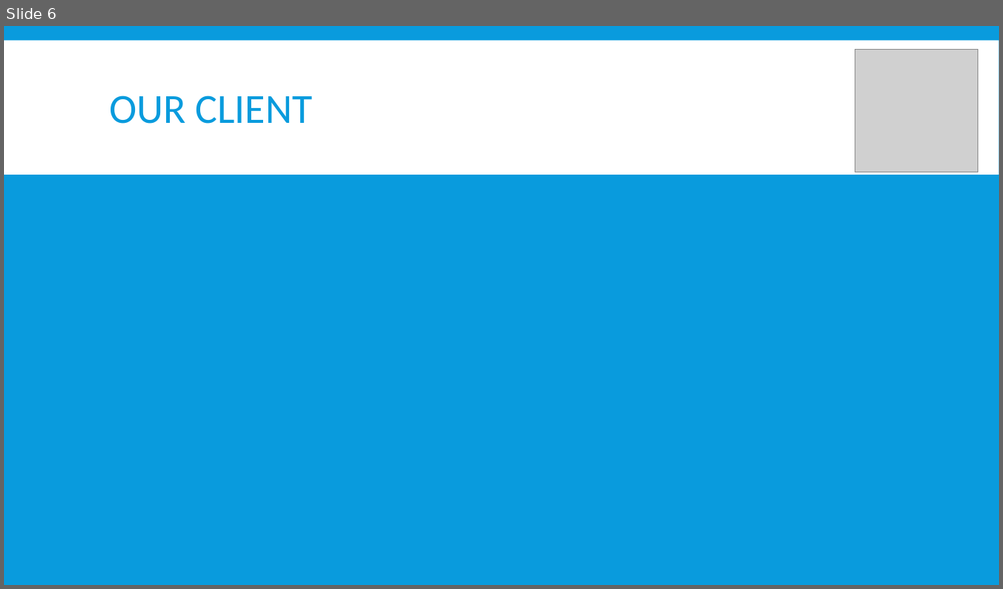
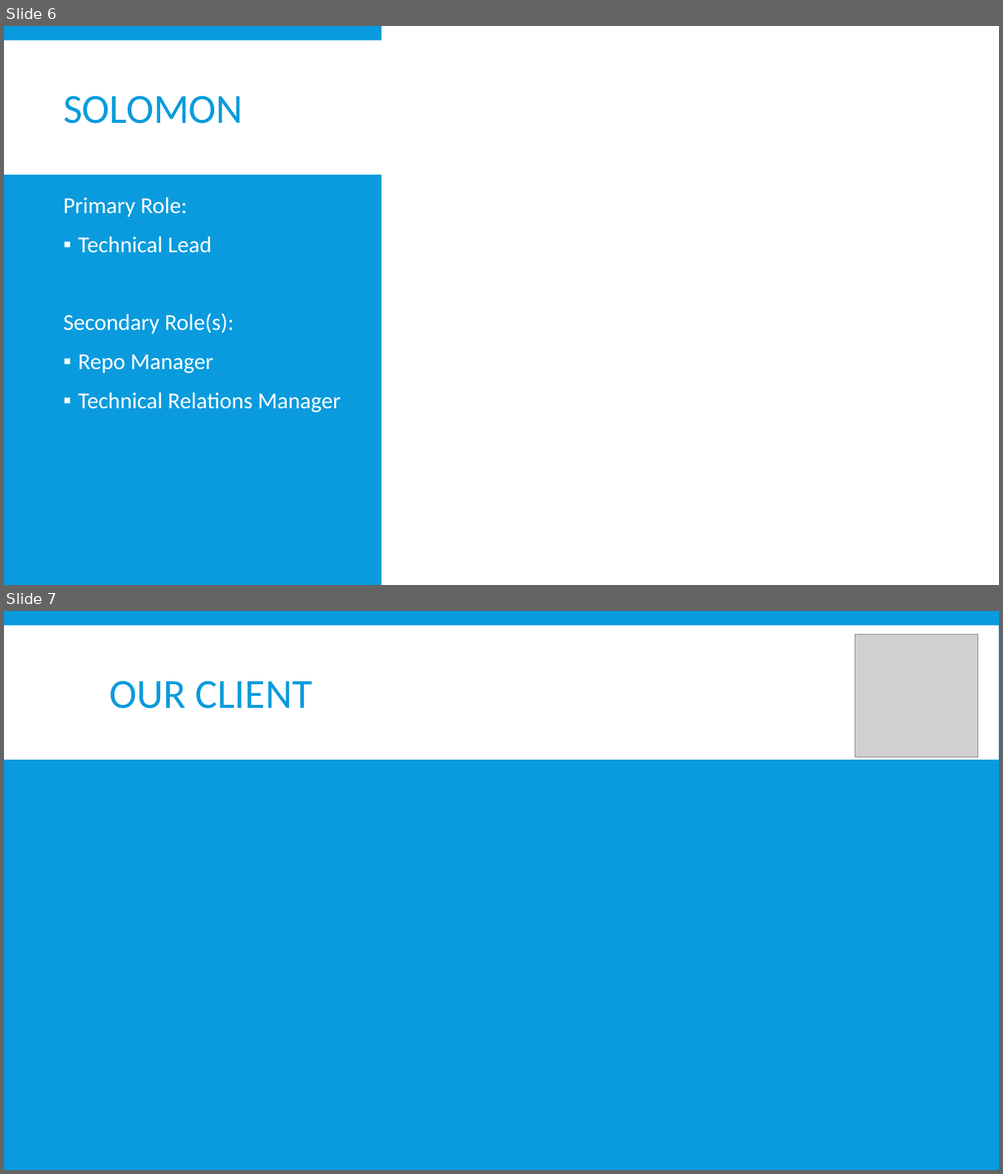
Before and after one commit to bobisapotato/dungeon, a slide deck: Documentation/Team Presentation.pptx. Shown one above the other, each under a label of ours: slide 6 before the commit, slides 6 and 7 after it. The pictures are 1003x589 and 1003x1174 pixels, drawn with LibreOffice and Linux fonts; fonts in the diff are those of the drawing; grey boxes stand for pictures. Boxes give left, top, right and bottom in pixels: in the first picture for what was removed or moved away, otherwise in the second. Text is boxed around its words. In the diff, an @@ line names an element or a change of style, - is before the commit and + after.

```diff
--- a/Documentation/Team Presentation.pptx
+++ b/Documentation/Team Presentation.pptx
@@ slide 6 added at <box>4,26,999,585</box>, background #099BDD; not listed: 1 template element that a slide beside it also shows @@
@@ rectangle added at <box>381,26,999,585</box>, fill #FFFFFF @@
@@ title added at <box>63,96,243,124</box>, 40 pt, text #099BDD @@
+SOLOMON
@@ text added at <box>63,197,341,413</box>, 22 pt, text #FFFFFF @@
+Primary Role:
+▪ Technical Lead
+Secondary Role(s):
+▪ Repo Manager
+▪ Technical Relations Manager
@@ what was slide 6 is now slide 7 @@
```
Also in this commit, not shown: 2 slides changed, 4 other slides added, 4 slides removed, 1 other file.
